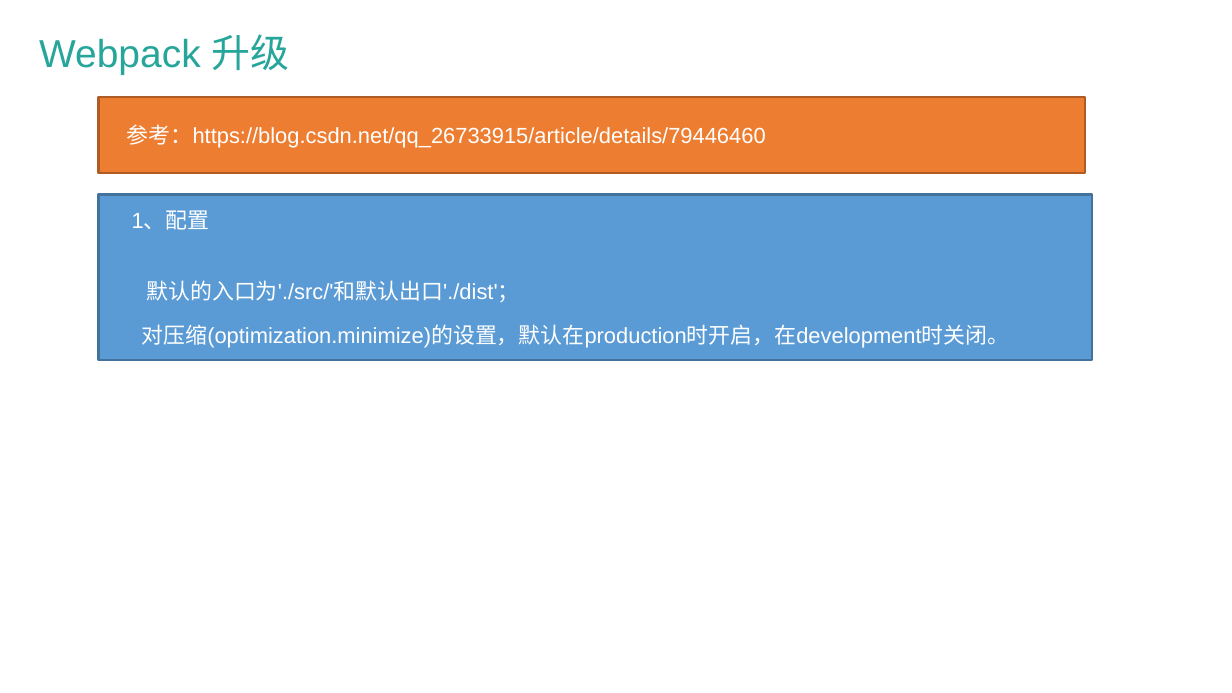
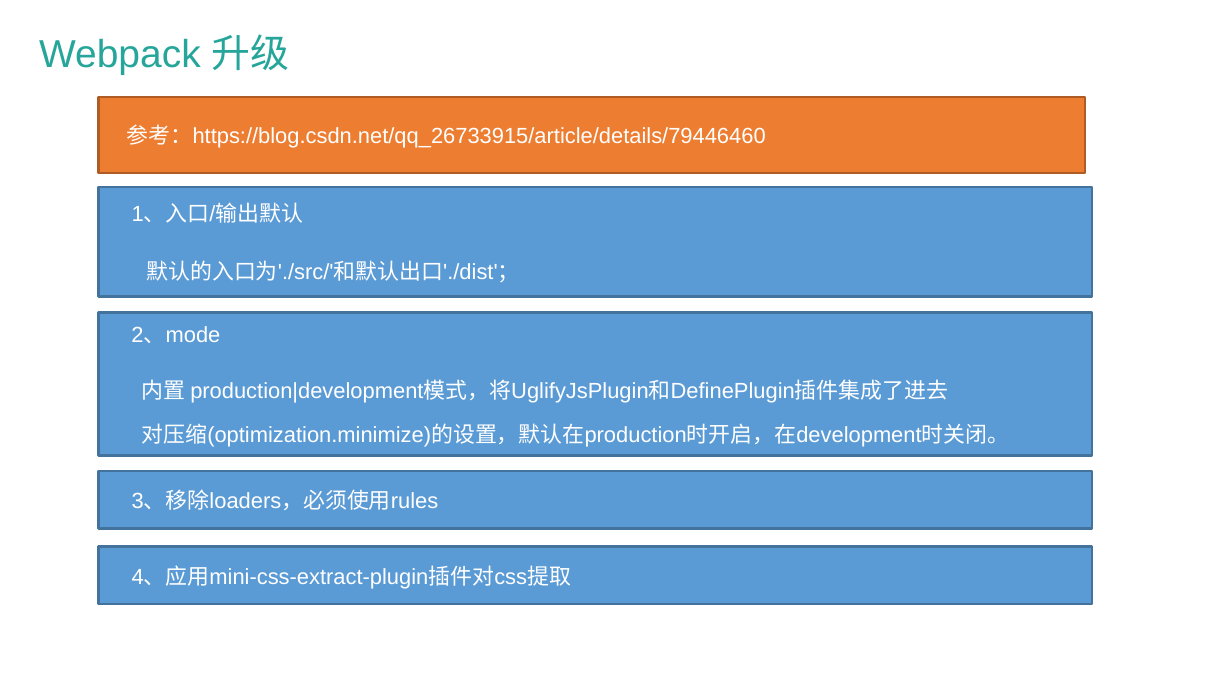
Before and after one commit to wangqiang66/webpack, a slide deck: slide 17 of Webpack简介.pptx (slide 15 before the commit). Drawn at 1232x693 pixels with LibreOffice and Linux fonts; fonts in the diff are those of the drawing; background and template pictures are left out. Boxes give left, top, right and bottom in pixels: in the first picture for what was removed or moved away, otherwise in the second. Text is boxed around its words. In the diff, an @@ line names an element or a change of style, - is before the commit and + after.

```diff
--- a/Webpack简介.pptx
+++ b/Webpack简介.pptx
@@ rectangle "1、入口/输出默认": place and size @@
-rectangle "1、入口/输出默认" at bbox=[98, 195, 1092, 360]
+rectangle "1、入口/输出默认" at bbox=[98, 187, 1092, 296]
@@ text in rectangle at bbox=[132, 204, 304, 223]: text changed @@
-1、配置
+1、入口/输出默认
@@ rectangle added at bbox=[98, 313, 1092, 456], fill #5B9BD5, outline #43739E 2 pt, 18 pt, text #FFFFFF @@
+2、mode
+内置 production|development模式，将UglifyJsPlugin和DefinePlugin插件集成了进去
+对压缩(optimization.minimize)的设置，默认在production时开启，在development时关闭。
@@ text in rectangle at bbox=[142, 324, 1010, 348]: paragraph removed @@
-对压缩(optimization.minimize)的设置，默认在production时开启，在development时关闭。
@@ rectangle added at bbox=[99, 471, 1093, 528], fill #5B9BD5, outline #43739E 2 pt, 18 pt, text #FFFFFF @@
+3、移除loaders，必须使用rules
@@ rectangle added at bbox=[99, 547, 1093, 605], fill #5B9BD5, outline #43739E 2 pt, 18 pt, text #FFFFFF @@
+4、应用mini-css-extract-plugin插件对css提取
```
Also in this commit, not shown: 10 other slides changed, 5 slides added, 1 slide removed, 26 other files.
